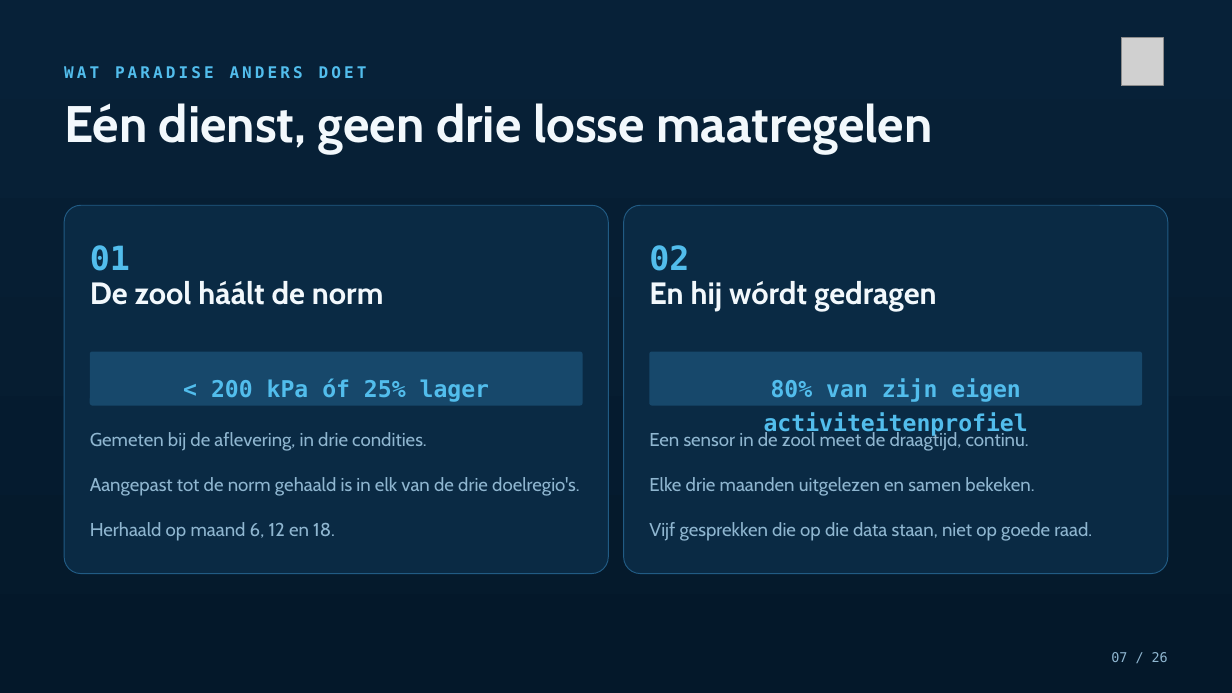
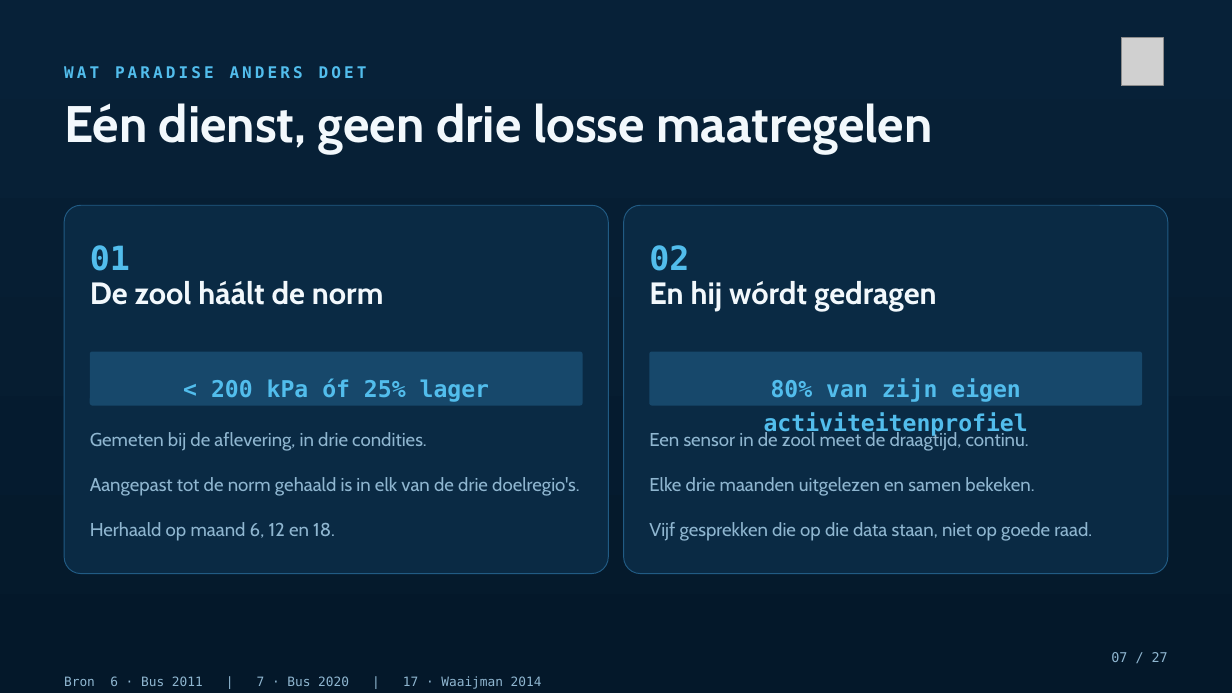
Before and after one commit to Dellfs/paradise-project, a slide deck: slide 7 of PARADISE_presentatie/PARADISE_centra_kort.pptx. Drawn at 1232x693 pixels with LibreOffice and Linux fonts; fonts in the diff are those of the drawing; grey boxes stand for pictures. Boxes give left, top, right and bottom in pixels: in the first picture for what was removed or moved away, otherwise in the second. Text is boxed around its words. In the diff, an @@ line names an element or a change of style, - is before the commit and + after.

```diff
--- a/PARADISE_presentatie/PARADISE_centra_kort.pptx
+++ b/PARADISE_presentatie/PARADISE_centra_kort.pptx
@@ text at (1111, 652, 1168, 662): text changed @@
-07 / 26
+07 / 27
@@ text added at (64, 676, 542, 689), 10 pt, text #8FB6D0 @@
+Bron 6 · Bus 2011 | 7 · Bus 2020 | 17 · Waaijman 2014
```
Also in this commit, not shown: 21 other slides changed, 1 slide added, 11 other files.
